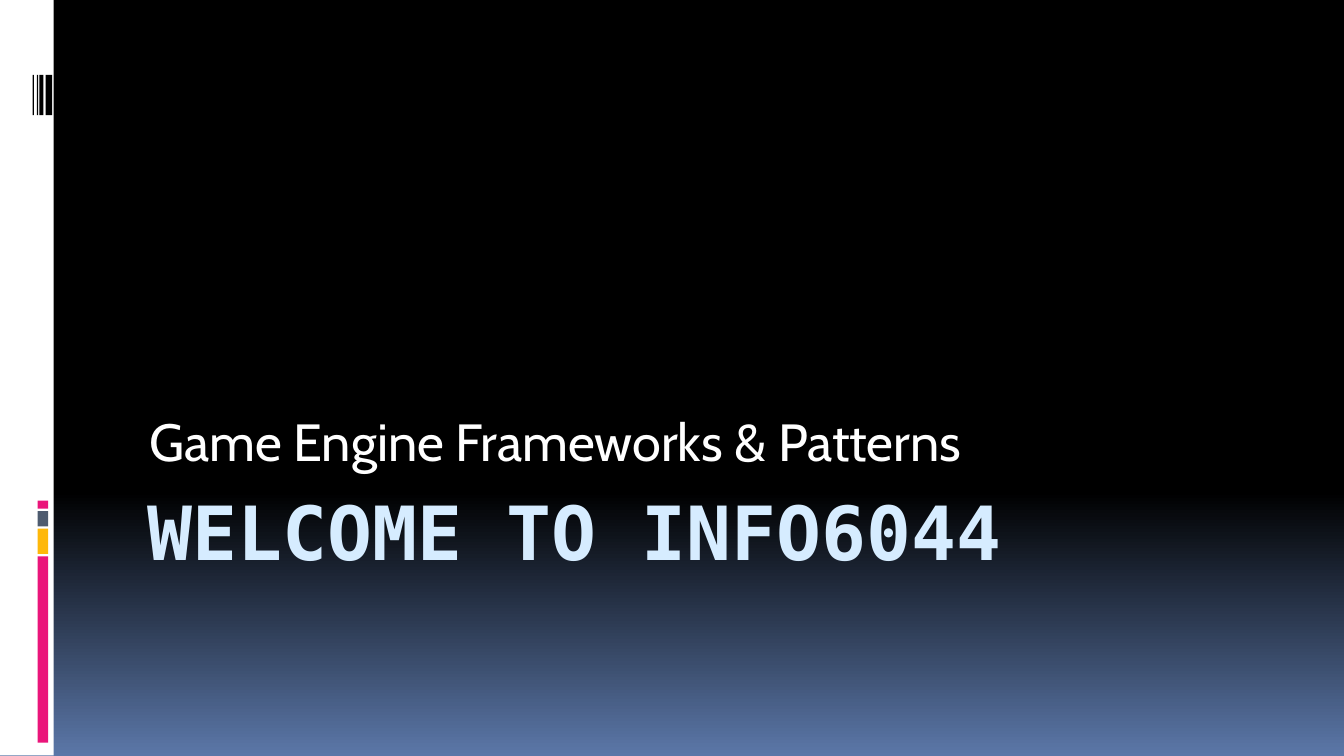
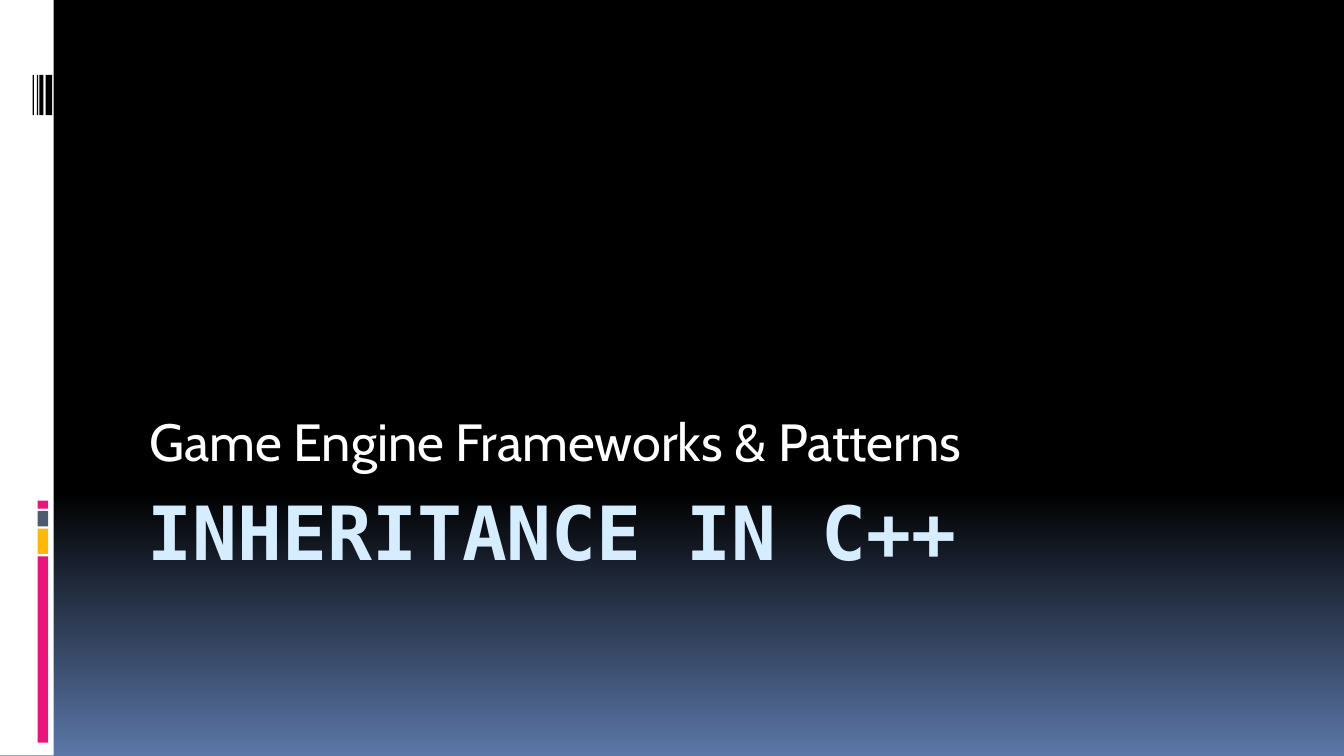
Before and after one commit to FeeneyCodes/GDP202425, a slide deck: slide 1 of 6044_FramPat/D2D/W03/INFO_6044_Inheritance.pptx. Drawn at 1344x756 pixels with LibreOffice and Linux fonts; fonts in the diff are those of the drawing. Boxes give left, top, right and bottom in pixels: in the first picture for what was removed or moved away, otherwise in the second. Text is boxed around its words. In the diff, an @@ line names an element or a change of style, - is before the commit and + after.

```diff
--- a/6044_FramPat/D2D/W03/INFO_6044_Inheritance.pptx
+++ b/6044_FramPat/D2D/W03/INFO_6044_Inheritance.pptx
@@ title at box(148, 499, 956, 561): text changed @@
-WELCOME TO INFO6044
+INHERITANCE IN C++
```
Also in this commit, not shown: 1 other slide changed, 2 slides added, 18 slides removed, 23 other files.
